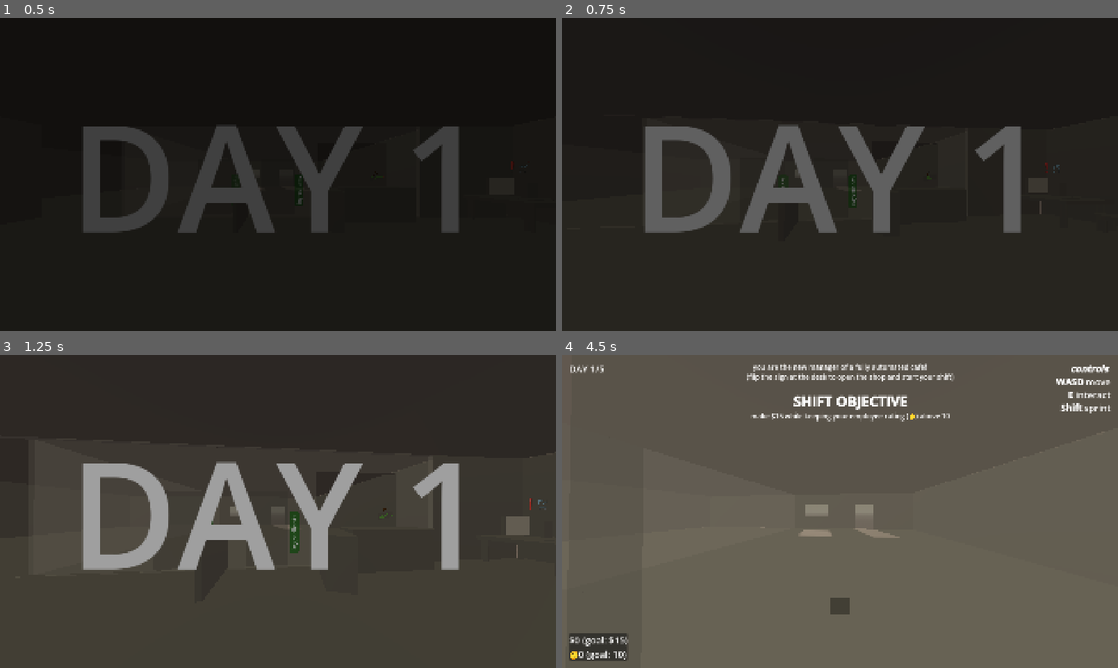
Above: before the commit, frames 1-4 (two rows, left to right).
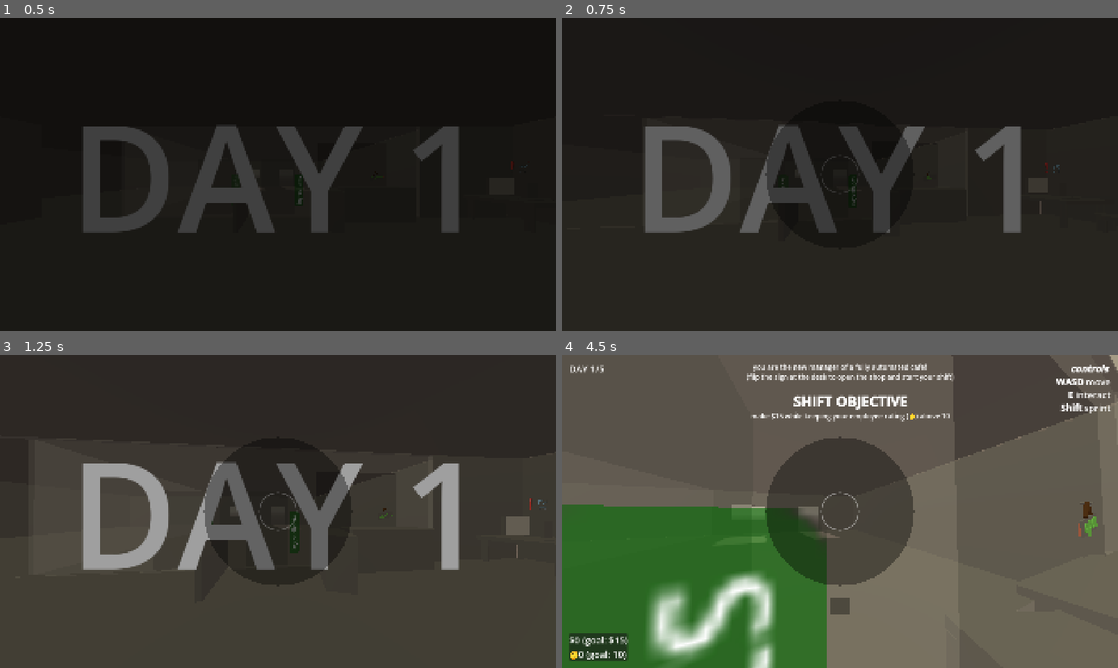
Above: after the commit, the same moments.

Repository: Sunday-Studio-Team/cafe
Game: Godot game, scene res://scene_switcher.tscn
Two runs of this game, one before a commit and one after it. Both use one fixed random seed, a clock stepped at 60 frames per second and the inputs below. The engine's default icon, where the game draws it, is replaced by a stand-in: a white triangle on a blue panel in a dark square.
Inputs (mouse positions are in pixels of both pictures, inside the frame that each line leads up to):
- Up to frame 1 (0.5 s): no input
- Up to frame 2 (0.75 s): move the mouse to (867, 174) at 0.52 s; hold W (move_forward) from 0.53 s (still down); tap Tab (Tab, bound only after the commit) at 0.6 s; click (867, 174) at 0.67 s
- Up to frame 3 (1.25 s): keep holding W (move_forward)
- Up to frame 4 (4.5 s): keep holding W (move_forward); move the mouse to (812, 511) at 1.27 s; tap Q (Test_Button) at 1.35 s; click (812, 511) at 1.42 s; tap Tab (Tab, bound only after the commit) at 1.55, 2.3, 3.05, 3.6 s; move the mouse to (851, 505) at 2.02 s; hold E (interact) 2.03-2.78 s; click (851, 505) at 2.17 s; move the mouse to (834, 517) at 2.77 s; tap Shift (sprint) at 2.85 s; click (834, 517) at 2.92 s; move the mouse to (878, 514) at 3.52 s; click (878, 514) at 3.67 s; move the mouse to (795, 508) at 4.27 s; tap I at 4.35 s; click (795, 508) at 4.42 s

Frame 1 is identical in both runs. In frame 2, 3.3% of the frame differs, in the area x 36-63%, y 34-69%; in frame 3, 6.2%; in frame 4, 32%, in the area x 0-100%, y 0-100%.

Commit message:
Updated Selection Circle

Diff:
--- a/godot/Minigames/Colors/Colors_Minigame.tscn
+++ b/godot/Minigames/Colors/Colors_Minigame.tscn
@@ -1,6 +1,6 @@
 [gd_scene format=3 uid="uid://b44y3xlpccms3"]
 
-[ext_resource type="PackedScene" uid="uid://cp150y65pvybf" path="res://minigames/colors/buttons.tscn" id="1_kemdw"]
+[ext_resource type="PackedScene" uid="uid://cp150y65pvybf" path="res://Minigames/colors/Buttons.tscn" id="1_kemdw"]
 
 [node name="ColorsMinigame" type="Node2D" unique_id=144088866]
 
--- a/godot/active_item_selection.gd
+++ b/godot/active_item_selection.gd
@@ -11,7 +11,9 @@
 @export var inner_radius: int = 64
 @export var line_width: int = 4
 
-@export var options = []
+@export var options = [null]
+
+var active = false
 
 var selection : int = 0
 
@@ -19,6 +21,7 @@
 
 #Need to use to resize
 func _ready():
+	Events.items_updated.connect(update_items)
 	pass
 
 func _draw():
@@ -79,9 +82,12 @@
 
 
 func _input(event):
-	if event is InputEventMouseButton:
+	if event is InputEventMouseButton and active:
 		if event.pressed and event.button_index == 1:
 			print("Selection: ", selection)
+			#If not the center one get the name of the item
+			if(selection > 0):
+				print("Item: ", options[selection])
 
 func _process(delta):
 	var mouse_pos = get_local_mouse_position()
@@ -95,3 +101,10 @@
 		selection = ceil((mouse_rads / TAU) * (len(options) - 1))
 
 	queue_redraw()
+
+#Whenever item is added, goes through list and adds any active items bought
+func update_items():
+	for item in Global.owned_items:
+		if item.is_active_item:
+			options.append(item)
+	pass
--- /dev/null
+++ b/godot/active_item_selection_ui.gd
@@ -0,0 +1,22 @@
+extends CanvasLayer
+@export var active_item_selection : Control
+
+var active : bool = false
+
+func _read():
+	pass
+
+func _process(delta):
+	if Input.is_action_just_pressed("Tab"):
+		active = not active
+
+	if active:
+		self.active = true
+		active_item_selection.active = true
+		self.visible = true
+		Input.mouse_mode = Input.MOUSE_MODE_VISIBLE
+	else:
+		self.active = false
+		active_item_selection.active = false
+		self.visible = false
+		Input.mouse_mode = Input.MOUSE_MODE_CAPTURED
--- a/godot/main.tscn
+++ b/godot/main.tscn
@@ -22,6 +22,8 @@
 [ext_resource type="AudioStream" uid="uid://dqymj08g37g78" path="res://audio/time_low.mp3" id="14_yaehf"]
 [ext_resource type="PackedScene" uid="uid://1efsqsuvbkts" path="res://ui/pc/pc.tscn" id="20_82xsv"]
 [ext_resource type="PackedScene" uid="uid://c1vvwndvemdbo" path="res://ui/shift_end_screen.tscn" id="21_getpj"]
+[ext_resource type="Script" uid="uid://b5dk0m7pnw5qo" path="res://active_item_selection_ui.gd" id="23_1u8w0"]
+[ext_resource type="PackedScene" uid="uid://cpo2smu28r1o3" path="res://ui/ActiveItemSelection/active_item_selection.tscn" id="23_d13ii"]
 
 [sub_resource type="WorldBoundaryShape3D" id="WorldBoundaryShape3D_2cqfq"]
 
@@ -669,6 +671,12 @@
 [node name="ShiftEndScreen" parent="." unique_id=1100370049 instance=ExtResource("21_getpj")]
 visible = false
 
+[node name="ActiveItemSelectionUI" type="CanvasLayer" parent="." unique_id=53754607 node_paths=PackedStringArray("active_item_selection")]
+script = ExtResource("23_1u8w0")
+active_item_selection = NodePath("ActiveItemSelection")
+
+[node name="ActiveItemSelection" parent="ActiveItemSelectionUI" unique_id=437489300 instance=ExtResource("23_d13ii")]
+
 [node name="ActivateItems" type="Node" parent="." unique_id=398208983]
 
 [node name="Clock_Switch_Timer" type="Timer" parent="ActivateItems" unique_id=1088867887]
--- a/godot/project.godot
+++ b/godot/project.godot
@@ -76,6 +76,11 @@
 "events": [Object(InputEventKey,"resource_local_to_scene":false,"resource_name":"","device":-1,"window_id":0,"alt_press …(192 unchanged characters)…
 ]
 }
+Tab={
+"deadzone": 0.2,
+"events": [Object(InputEventKey,"resource_local_to_scene":false,"resource_name":"","device":-1,"window_id":0,"alt_pressed":false,"shift_pressed":false,"ctrl_pressed":false,"meta_pressed":false,"pressed":false,"keycode":0,"physical_keycode":4194306,"key_label":0,"unicode":0,"location":0,"echo":false,"script":null)
+]
+}
 
 [layer_names]
 
--- a/godot/ui/ActiveItemSelection/active_item_selection.tscn
+++ b/godot/ui/ActiveItemSelection/active_item_selection.tscn
@@ -17,4 +17,3 @@
 bkg_color = Color(0, 0, 0, 0.38039216)
 line_color = Color(0.9372549, 0.9372549, 0.9372549, 0.45490196)
 highlight_color = Color(0.6419343, 0.64193386, 0.6419341, 0.6862745)
-options = [null, null, null]
Not shown, added: godot/active_item_selection_ui.gd.uid
